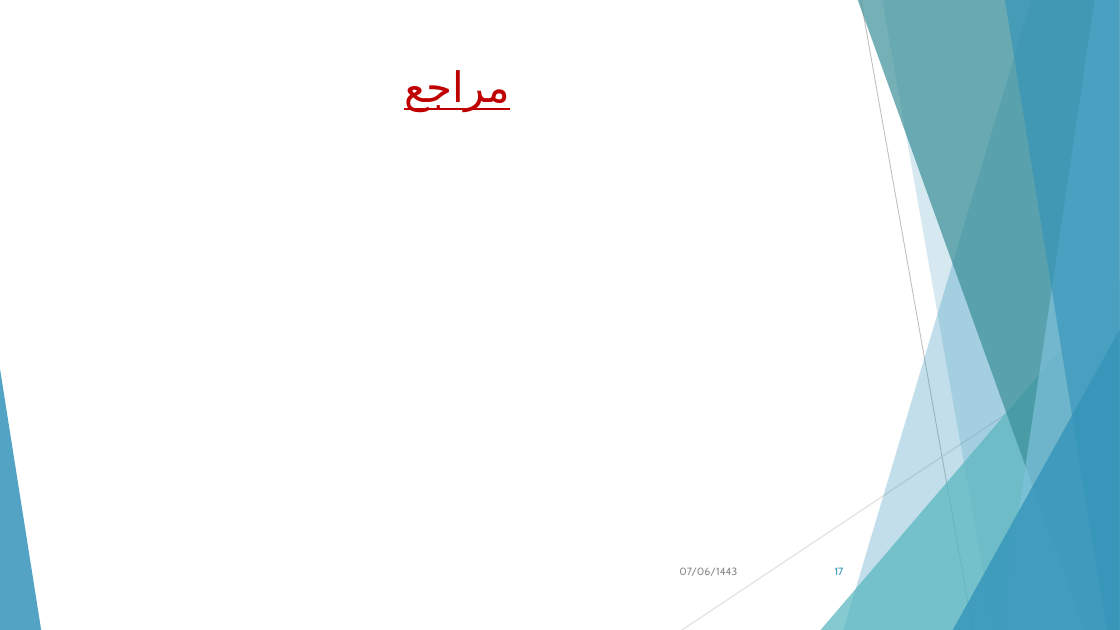
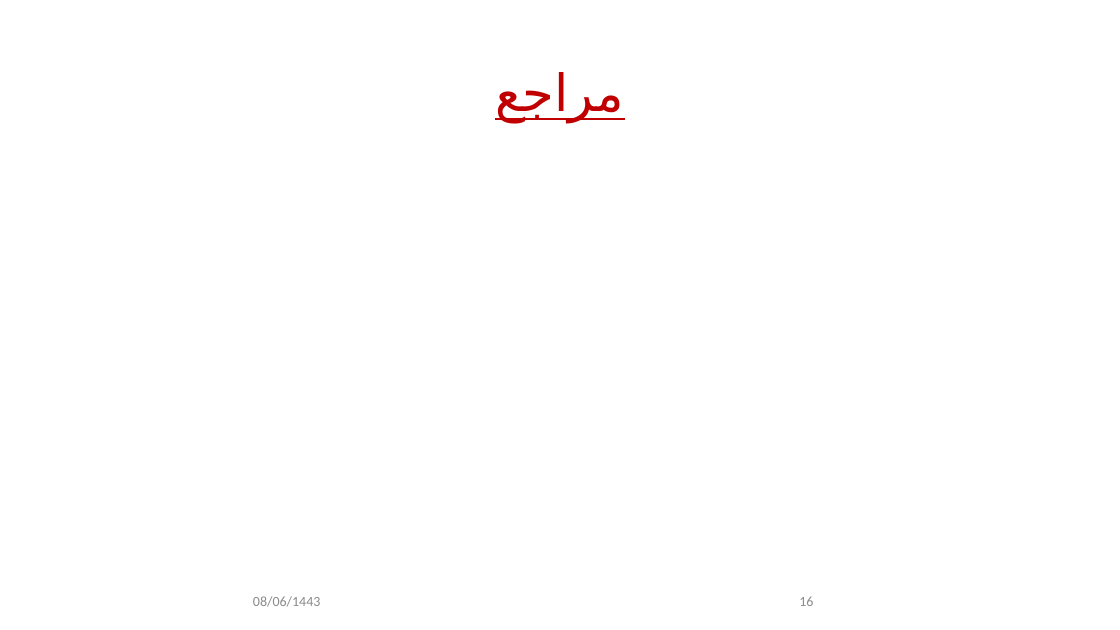
Before and after one commit to mahdyabdnia/requiment-, a slide deck: slide 16 of پاورپوينت معماري.pptx (slide 17 before the commit). Drawn at 1120x630 pixels with LibreOffice and Linux fonts; fonts in the diff are those of the drawing; background and template pictures are left out. Boxes give left, top, right and bottom in pixels: in the first picture for what was removed or moved away, otherwise in the second. Text is boxed around its words. In the diff, an @@ line names an element or a change of style, - is before the commit and + after.

```diff
--- a/پاورپوينت معماري.pptx
+++ b/پاورپوينت معماري.pptx
@@ title "مراجع" moved from (x1=404, y1=70, x2=510, y2=111) to (x1=495, y1=72, x2=624, y2=121) @@
@@ title "مراجع" at (x1=495, y1=72, x2=624, y2=121): size 36 to 44 pt, font Cabin to Calibri; line spacing 1 to 0.9; vertical alignment top to middle @@
@@ group removed at (x1=0, y1=0, x2=1120, y2=630): 5 freeform shapes, 3 triangles, 2 lines @@
@@ page number removed at (x1=835, y1=567, x2=844, y2=575) @@
-17
@@ text at (x1=253, y1=596, x2=320, y2=607): text changed; size 9 to 12 pt; font Cabin to Calibri @@
-07/06/1443
+08/06/1443
@@ page number added at (x1=799, y1=597, x2=813, y2=606), 12 pt, text #8C8C8C @@
+16
```
Also in this commit, not shown: 14 other slides changed, 1 slide added, 2 slides removed, 1 other file.
